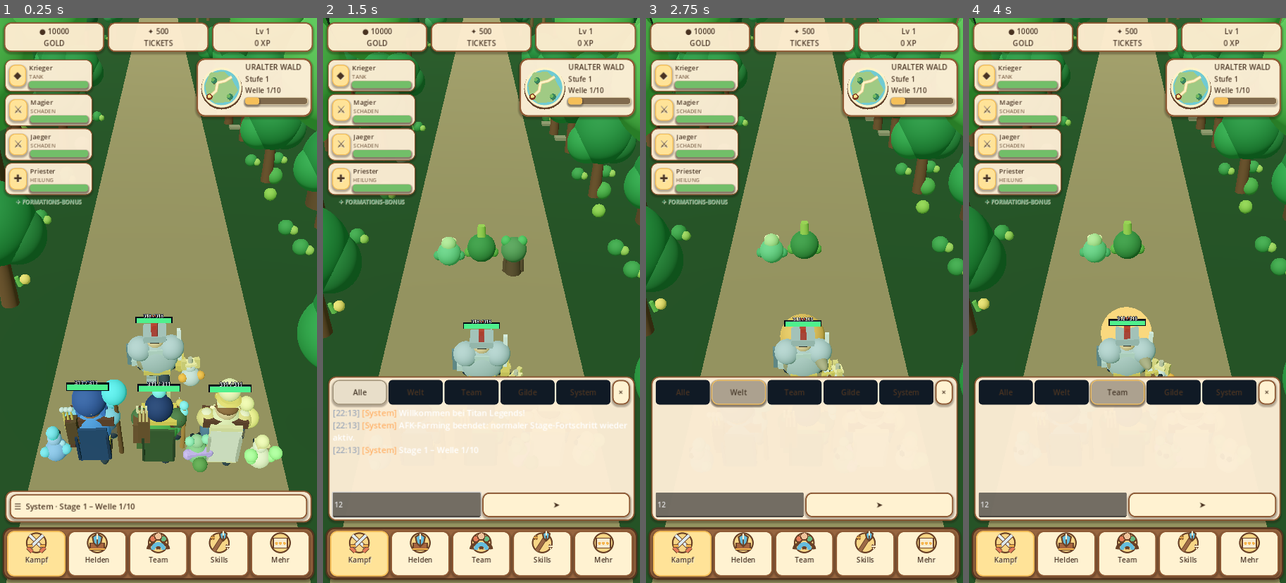
Above: before the commit, frames 1-4 (left to right).
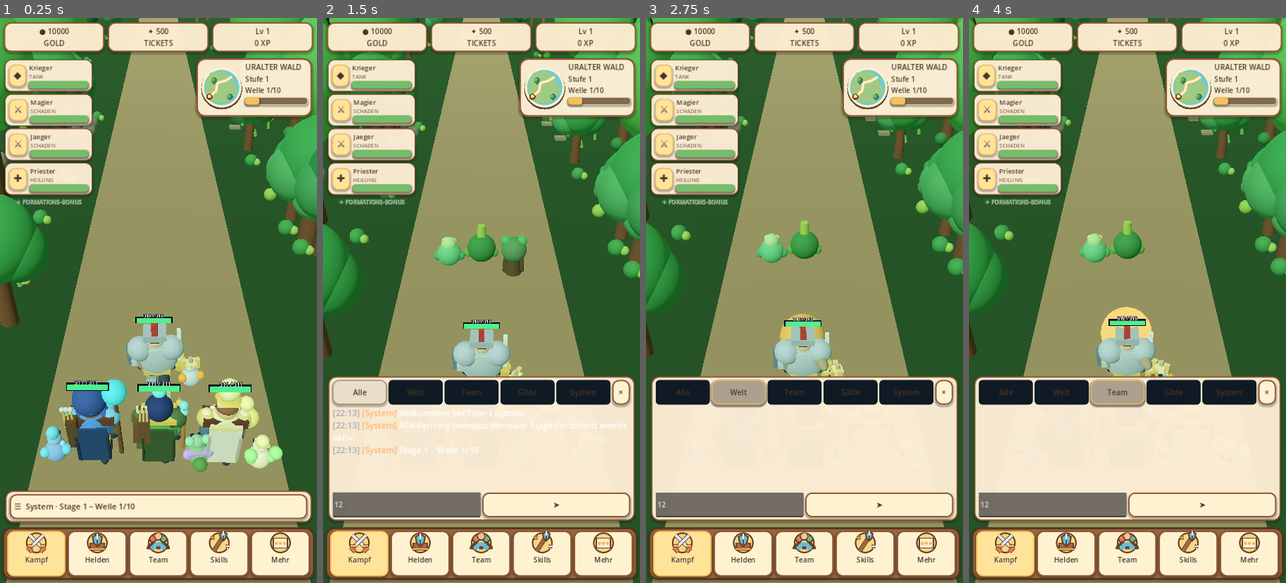
Above: after the commit, the same moments.

Repository: xynewageyx/TitanLegend
Game: Godot game, scene res://scenes/main.tscn
Same seed, same stepped clock (60 frames per second), same inputs: the game is played once before the commit and once after it.
Inputs (mouse positions are in pixels of both pictures, inside the frame that each line leads up to):
- Up to frame 1 (0.25 s): no input
- Up to frame 2 (1.5 s): click "☰ System · Stage 1 – Welle 1/…" at 0.5 s; click (405, 503) at 1.27 s; type "12" at 1.35 s
- Up to frame 3 (2.75 s): click "Welt" at 2 s
- Up to frame 4 (4 s): click "Alle" at 2.75 s; click "Team" at 3.5 s

The runs differ from the first frame. In frame 1, 5.7% of the frame differs, in the area x 0-100%, y 1-62%; in frame 2, 5.0%; in frame 3, 4.7%; in frame 4, 4.7%.

Commit message:
Improve Android biome scenery variation while preserving elemental palettes

Diff:
--- a/scripts/biome_manager.gd
+++ b/scripts/biome_manager.gd
@@ -44,16 +44,18 @@
  var path_color: Color = [Color("#51423d"), Color("#4c8798"), Color("#978267"), Color("#8e785b"), Color("#e2d7ad"), Color("#453b5a"), Color("#a4b8b8"), Color("#b9d9e8"), Color("#61688b"), Color("#62425b")][current_biome]
  VisualFactory.box(terrain, Vector3(7, 0.06, 160), Vector3(0, -0.08, -36), path_color)
  var rng: RandomNumberGenerator = RandomNumberGenerator.new()
- rng.seed = 241
+ rng.seed = 241 + current_biome * 997
  for i in range(44):
   var side: float = -1.0 if i % 2 == 0 else 1.0
   var x: float = side * rng.randf_range(5.5, 17.0)
   var z: float = rng.randf_range(-43.0, 18.0)
   if current_biome == BiomeType.NATURE:
-   VisualFactory.cylinder(terrain, 2.8, 0.35, Vector3(x, 1.4, z), Color("#68452c"))
-   VisualFactory.sphere(terrain, 1.55, Vector3(x, 3.55, z), Color("#277a40"))
-   VisualFactory.sphere(terrain, 1.1, Vector3(x - 0.75, 3.1, z), Color("#328c4a"))
-   VisualFactory.sphere(terrain, 1.1, Vector3(x + 0.75, 3.1, z), Color("#2c7540"))
+   var tree_scale: float = rng.randf_range(0.75, 1.3)
+   var leaf_tint: Color = Color("#277a40").lerp(Color("#489e54"), rng.randf())
+   VisualFactory.cylinder(terrain, 2.8 * tree_scale, 0.35 * tree_scale, Vector3(x, 1.4 * tree_scale, z), Color("#68452c"))
+   VisualFactory.sphere(terrain, 1.55 * tree_scale, Vector3(x, 3.55 * tree_scale, z), leaf_tint)
+   VisualFactory.sphere(terrain, 1.1 * tree_scale, Vector3(x - 0.75 * tree_scale, 3.1 * tree_scale, z), leaf_tint.lightened(0.1))
+   VisualFactory.sphere(terrain, 1.1 * tree_scale, Vector3(x + 0.75 * tree_scale, 3.1 * tree_scale, z), leaf_tint.darkened(0.08))
    if i % 4 == 0:
     VisualFactory.sphere(terrain, 0.52, Vector3(x + 1.3, 0.35, z + 0.5), Color("#777a69"))
   elif current_biome in [BiomeType.WATER, BiomeType.LIGHT, BiomeType.ICE, BiomeType.WIND, BiomeType.LIGHTNING]:
